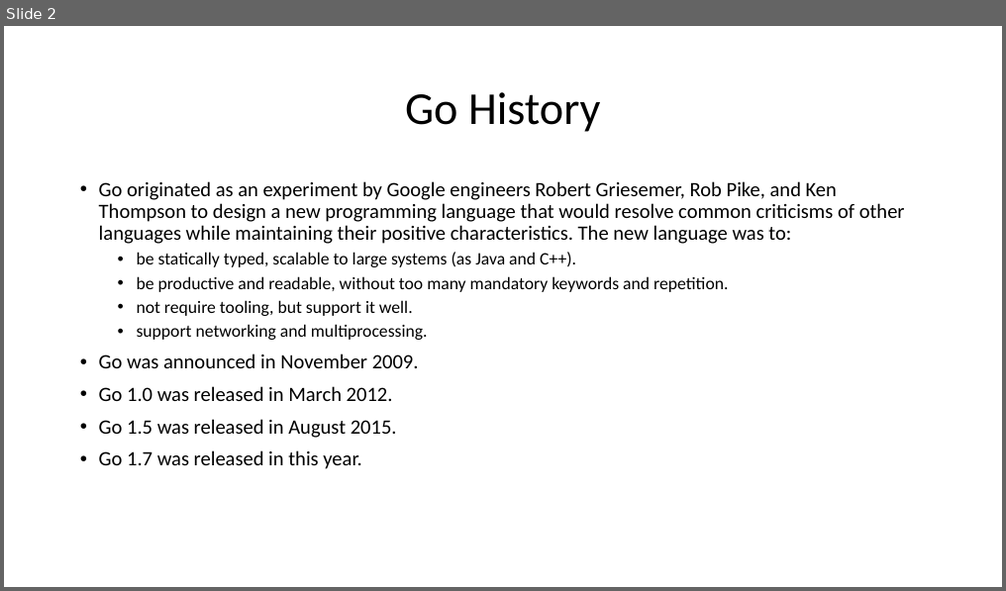
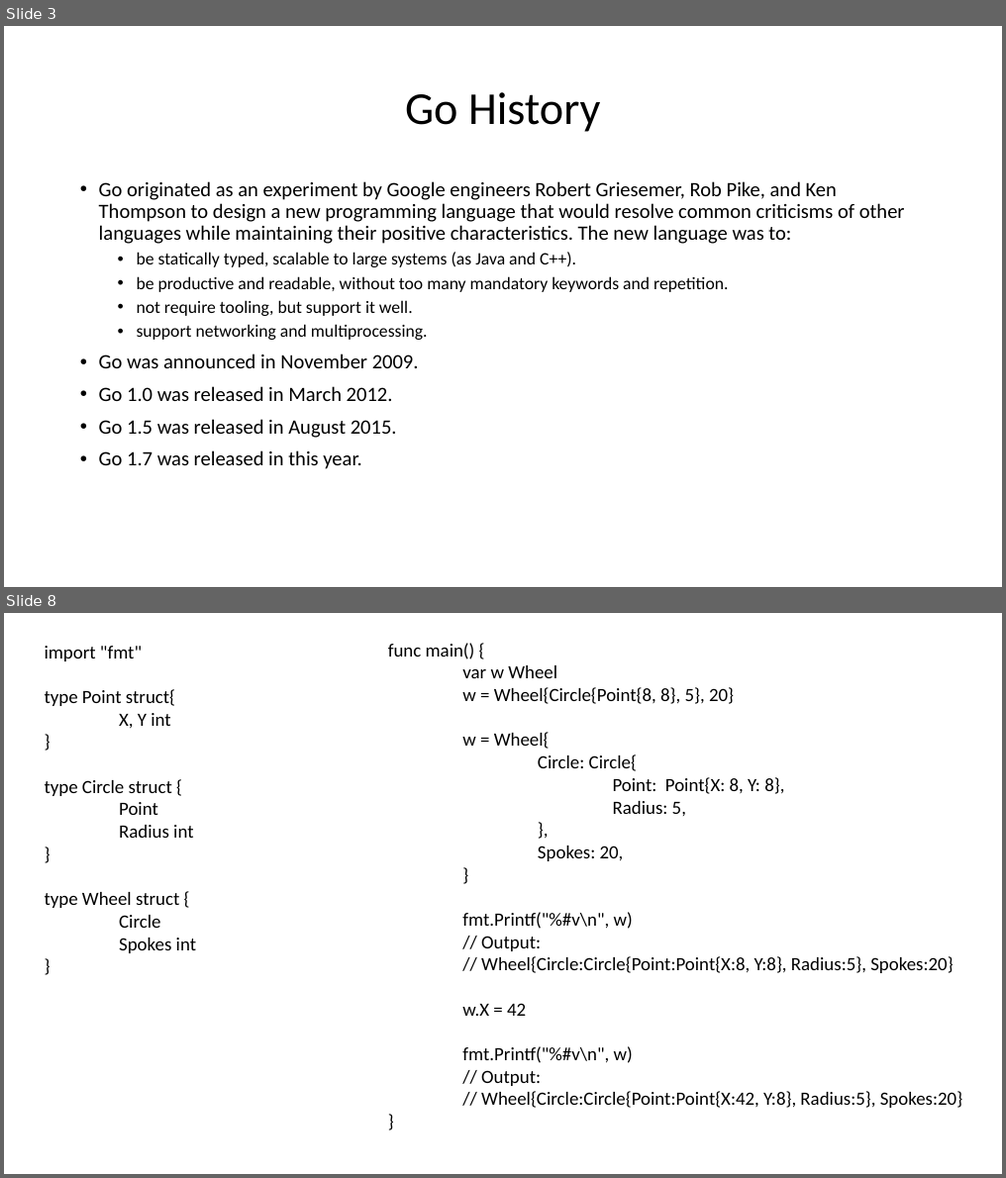
Before and after one commit to bowenchen6/golang-session, a slide deck: Go Language Sharing.pptx. Shown one above the other, each under a label of ours: slide 2 before the commit, slides 3 and 8 after it; the slides between them are not shown. The pictures are 1006x591 and 1006x1178 pixels, drawn with LibreOffice and Linux fonts; fonts in the diff are those of the drawing. Boxes give left, top, right and bottom in pixels: in the first picture for what was removed or moved away, otherwise in the second. Text is boxed around its words. In the diff, an @@ line names an element or a change of style, - is before the commit and + after.

```diff
--- a/Go Language Sharing.pptx
+++ b/Go Language Sharing.pptx
@@ slide 8 added at (x1=4, y1=613, x2=1002, y2=1174), background #FFFFFF @@
@@ text added at (x1=45, y1=646, x2=196, y2=954), 18 pt, text #000000 @@
+import "fmt"
+type Point struct{
+X, Y int
+}
+type Circle struct {
+Point
+Radius int
+}
+type Wheel struct {
+Circle
+Spokes int
+}
@@ text added at (x1=388, y1=643, x2=962, y2=1108), 18 pt, text #000000 @@
+func main() {
+var w Wheel
+w = Wheel{Circle{Point{8, 8}, 5}, 20}
+w = Wheel{
+Circle: Circle{
+Point: Point{X: 8, Y: 8},
+Radius: 5,
+},
+Spokes: 20,
+}
+fmt.Printf("%#v\n", w)
+// Output:
+// Wheel{Circle:Circle{Point:Point{X:8, Y:8}, Radius:5}, Spokes:20}
+w.X = 42
+fmt.Printf("%#v\n", w)
+// Output:
+// Wheel{Circle:Circle{Point:Point{X:42, Y:8}, Radius:5}, Spokes:20}
+}
@@ what was slide 2 is now slide 3 @@
```
Also in this commit, not shown: 5 slides changed, 13 other slides added, 16 slides removed, 1 other file.
